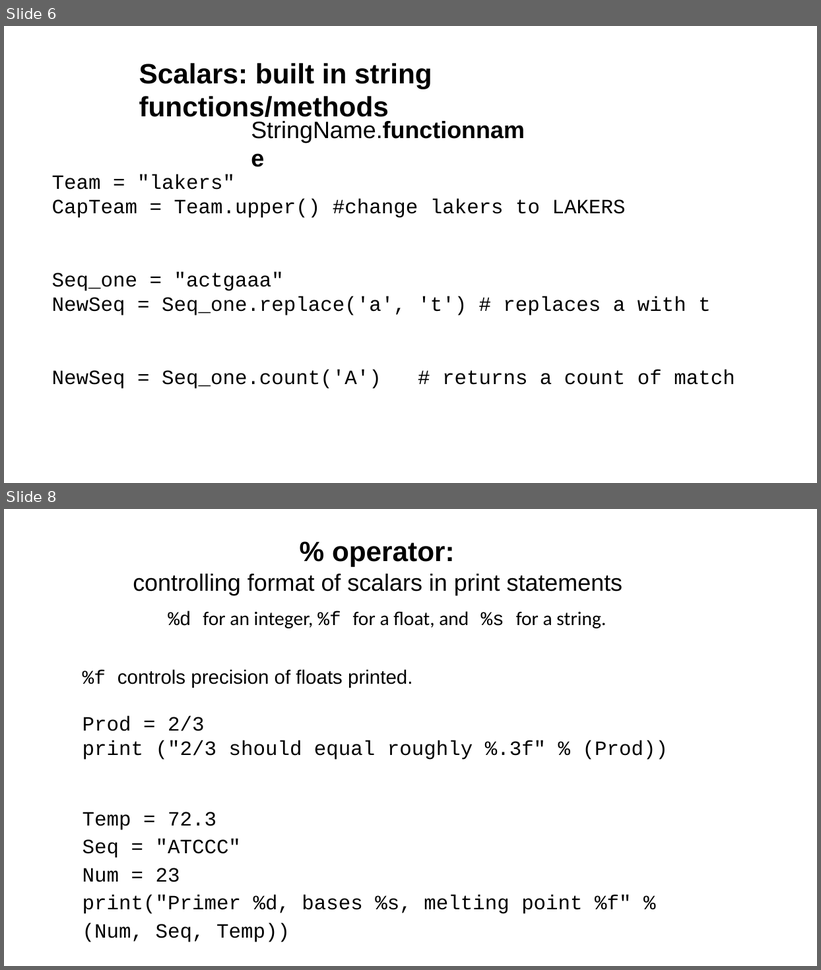
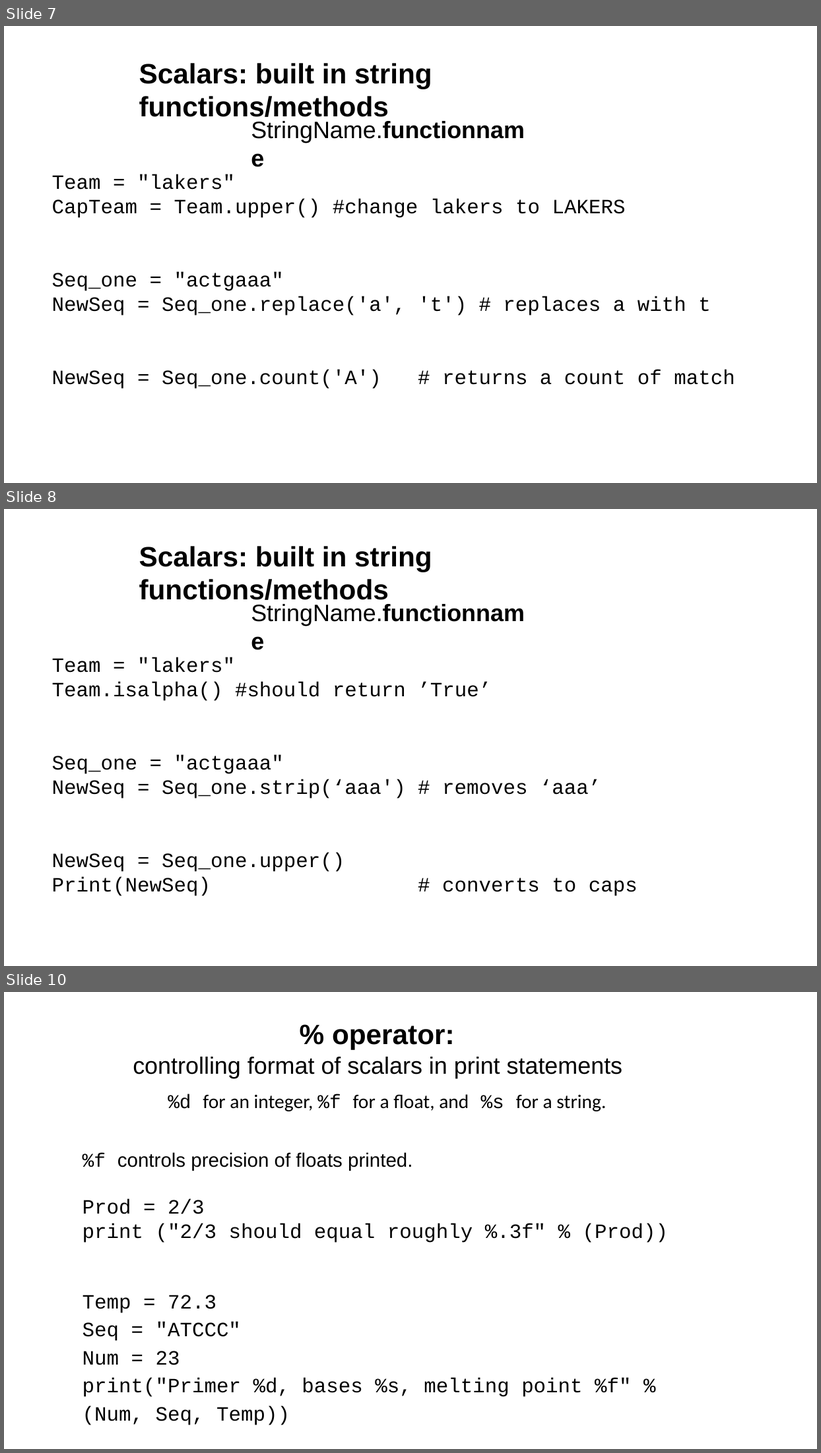
Before and after one commit to tparchman/F23_BIOL792, a slide deck: week6_pythonI/week6_python.pptx. Shown one above the other, each under a label of ours: slides 6 and 8 before the commit, slides 7, 8 and 10 after it; the slides between them are not shown. The pictures are 821x970 and 821x1453 pixels, drawn with LibreOffice and Linux fonts; fonts in the diff are those of the drawing. Boxes give left, top, right and bottom in pixels: in the first picture for what was removed or moved away, otherwise in the second. Text is boxed around its words. In the diff, an @@ line names an element or a change of style, - is before the commit and + after.

```diff
--- a/week6_pythonI/week6_python.pptx
+++ b/week6_pythonI/week6_python.pptx
@@ slide 8 added at box(4, 509, 817, 966), background #FFFFFF @@
@@ text added at box(139, 546, 432, 605), 33 pt, text #000000, bold @@
+Scalars: built in string functions/methods
@@ text added at box(251, 604, 525, 626), 28 pt, text #000000, bold @@
+StringName.functionname
@@ text added at box(52, 657, 638, 896), 24 pt, text #000000 @@
+Team = "lakers"
+Team.isalpha() #should return ’True’
+Seq_one = "actgaaa"
+NewSeq = Seq_one.strip(‘aaa') # removes ‘aaa’
+NewSeq = Seq_one.upper()
+Print(NewSeq) # converts to caps
@@ what was slide 6 is now slide 7 @@
@@ what was slide 8 is now slide 10 @@
```
Also in this commit, not shown: 3 slides changed, 1 other slide added, 1 other file.
